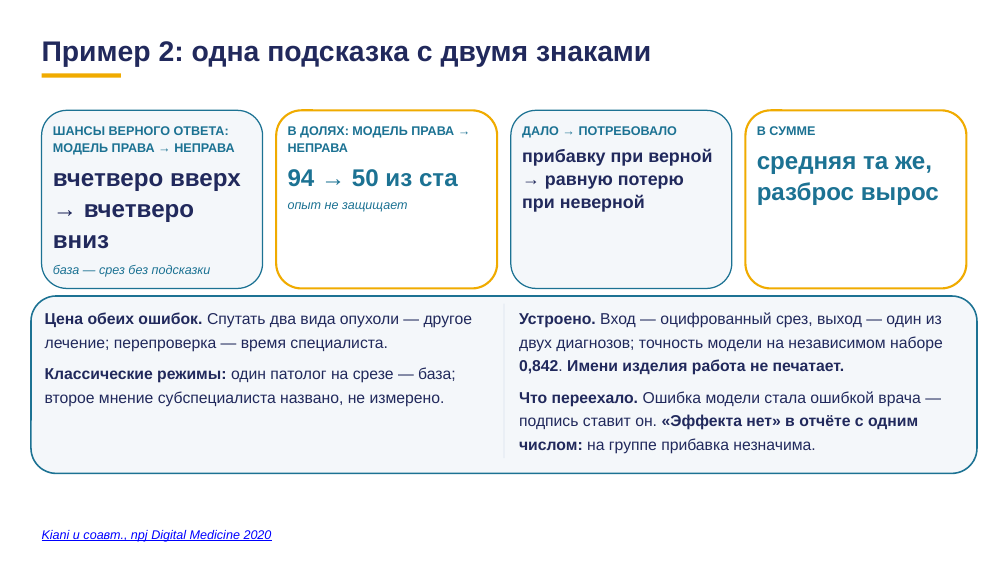
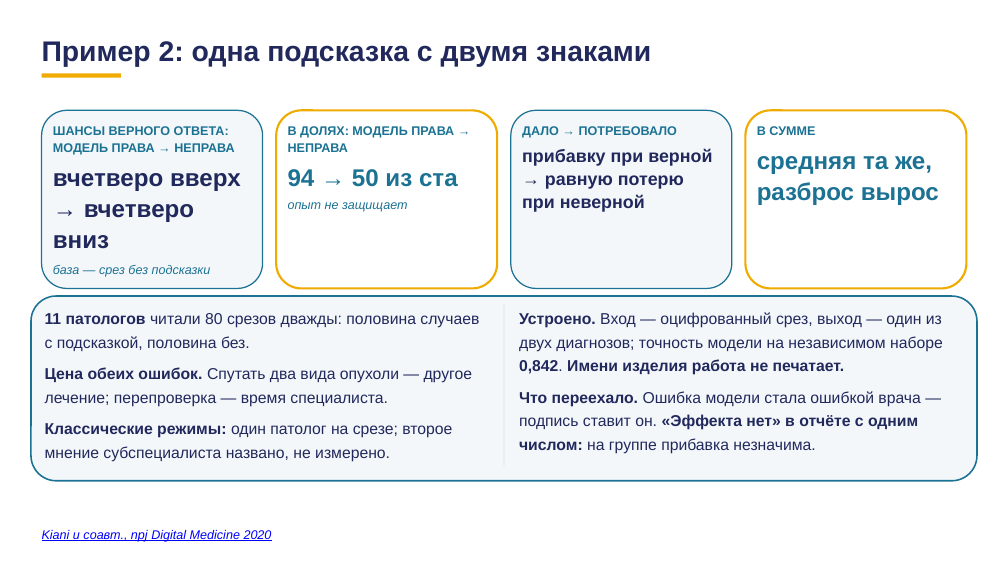
Before and after one commit to tellina-study/AI-usage-lessons, a slide deck: slide 38 of library/lectures/lec-07/rework/deck/lec-07-karkas.pptx. Drawn at 1008x567 pixels with LibreOffice and Linux fonts; fonts in the diff are those of the drawing. Boxes give left, top, right and bottom in pixels: in the first picture for what was removed or moved away, otherwise in the second. Text is boxed around its words. In the diff, an @@ line names an element or a change of style, - is before the commit and + after.

```diff
--- a/library/lectures/lec-07/rework/deck/lec-07-karkas.pptx
+++ b/library/lectures/lec-07/rework/deck/lec-07-karkas.pptx
@@ rounded rectangle: place and size @@
-rounded rectangle at box(31, 296, 977, 474)
+rounded rectangle at box(31, 296, 977, 481)
@@ rounded rectangle at box(31, 296, 977, 481): proportions changed @@
@@ text at box(45, 313, 479, 351): paragraph added @@
+11 патологов читали 80 срезов дважды: половина случаев с подсказкой, половина без.
@@ text at box(45, 367, 473, 407): more space between paragraphs @@
@@ text at box(45, 423, 452, 462): text changed @@
-Классические режимы: один патолог на срезе — база; второе мнение субспециалиста названо, не измерено.
+Классические режимы: один патолог на срезе; второе мнение субспециалиста названо, не измерено.
```
Also in this commit, not shown: 32 other slides changed, 1 other file.
